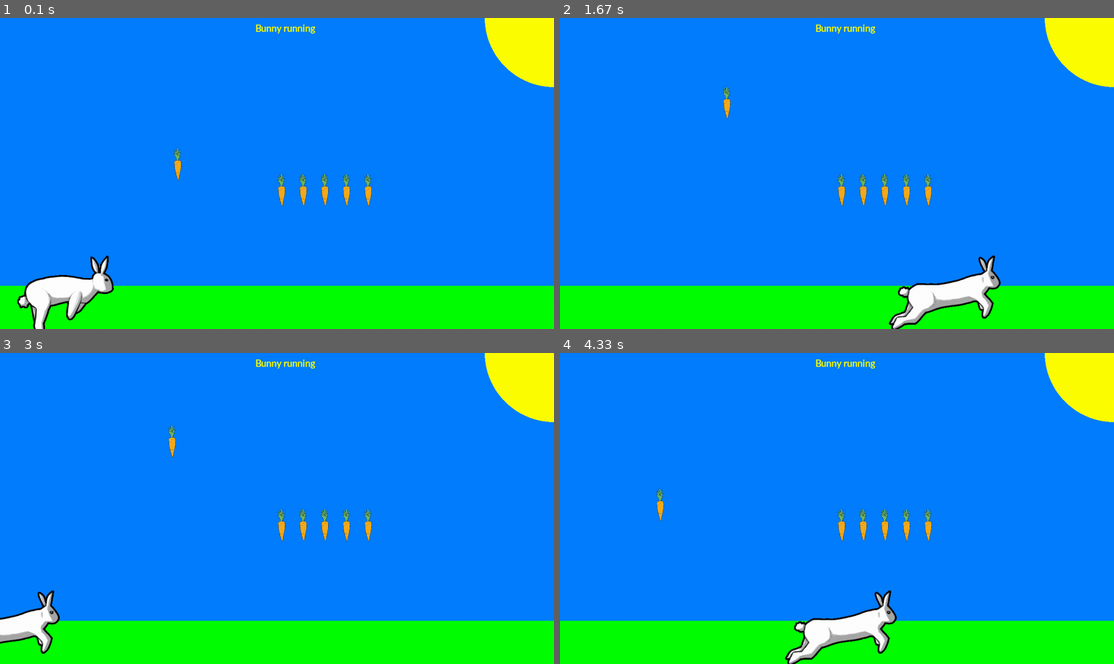
Above: before the commit, frames 1-4 (two rows, left to right).
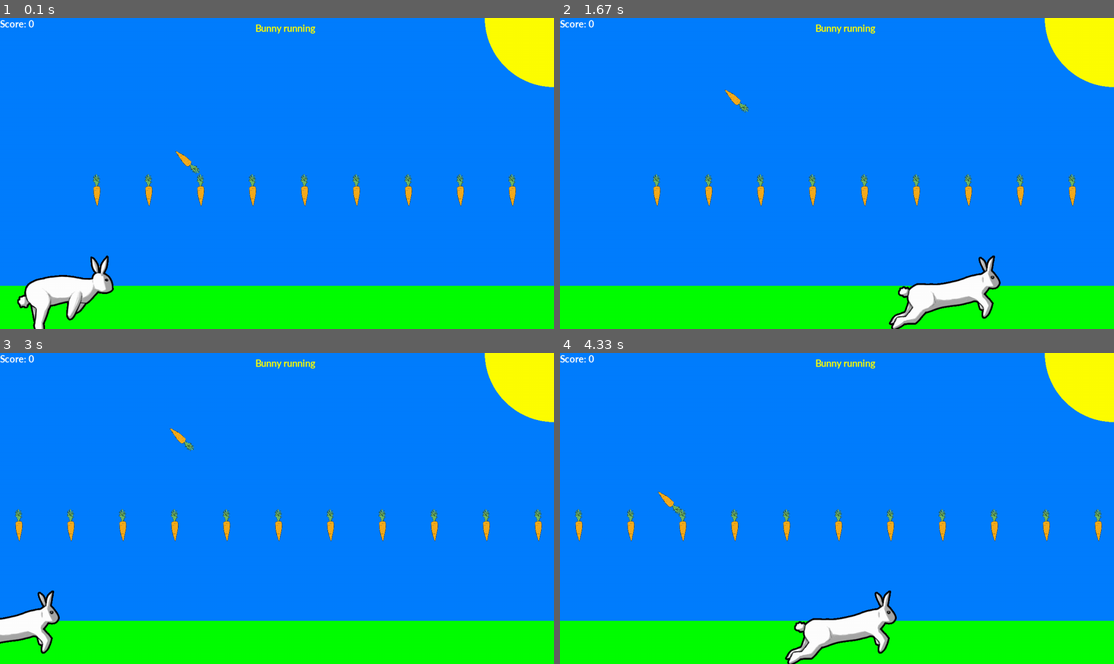
Above: after the commit, the same moments.

Repository: mlopatynska/Lv-280PythonCore
Game: pygame game, started from game/game_andriy_1.py
Same seed, same stepped clock (60 frames per second), same inputs: the game is played once before the commit and once after it. The source is Python 2; it was converted automatically to run under Python 3.
Inputs (mouse positions are in pixels of both pictures, inside the frame that each line leads up to):
- Up to frame 1 (0.1 s): no input
- Up to frame 2 (1.67 s): hold Space 0.33-0.8 s; move the mouse to (814, 185) at 0.37 s; press the mouse at (648, 98) at 0.87 s; move the mouse to (687, 80) at 0.97 s; release the mouse at (726, 61) at 1.1 s; press the mouse at (648, 98) at 1.2 s; move the mouse to (704, 105) at 1.3 s; release the mouse at (759, 108) at 1.43 s; press the mouse at (648, 98) at 1.53 s; move the mouse to (720, 86) at 1.63 s
- Up to frame 3 (3 s): release the mouse at (232, 405) at 1.77 s; press the mouse at (88, 433) at 1.87 s; move the mouse to (182, 530) at 1.97 s; release the mouse at (282, 623) at 2.1 s; press the mouse at (88, 433) at 2.2 s; move the mouse to (216, 424) at 2.3 s; release the mouse at (337, 415) at 2.43 s; press the mouse at (88, 433) at 2.53 s; move the mouse to (199, 511) at 2.63 s; release the mouse at (315, 586) at 2.77 s; press the mouse at (88, 433) at 2.87 s; move the mouse to (166, 424) at 2.97 s
- Up to frame 4 (4.33 s): release the mouse at (803, 415) at 3.1 s; press the mouse at (648, 433) at 3.2 s; move the mouse to (770, 446) at 3.3 s; release the mouse at (886, 455) at 3.43 s; press the mouse at (648, 433) at 3.53 s; move the mouse to (748, 524) at 3.63 s; release the mouse at (848, 614) at 3.77 s; press the mouse at (648, 433) at 3.87 s; move the mouse to (648, 524) at 3.97 s; release the mouse at (643, 611) at 4.1 s; press the mouse at (648, 433) at 4.2 s; move the mouse to (654, 486) at 4.3 s

The runs differ from the first frame. In frame 1, 1.5% of the frame differs, in the area x 0-94%, y 0-61%; in frame 2, 1.5%; in frame 3, 1.8%, in the area x 0-98%, y 0-61%; in frame 4, 1.8%.

Commit message:
game update

Diff:
--- a/Game/game.py
+++ b/game/game_andriy_1.py
@@ -6,8 +6,6 @@
 screen = pygame.display.set_mode((screen_x, screen_y))
 
 pygame.display.set_caption('Bunny running')
-
-done = False
 
 clock = pygame.time.Clock()
 
@@ -18,9 +16,6 @@
 BLUE = (0,0,255)
 SKY = (0, 126, 255)
 YELLOW = (255,255,0)
-circle_x = 30
-circle_y = 30
-radius = 30
 
 font = pygame.font.SysFont('Calibri', 25, True, False)
 
@@ -35,6 +30,22 @@
 image_bunny_6 = pygame.image.load("Bunny (6).png")
 image_bunny_7 = pygame.image.load("Bunny (7).png")
 image_bunny_8 = pygame.image.load("Bunny (8).png")
+
+image_bunny_1_rect = image_bunny_1.get_rect()
+image_bunny_2_rect = image_bunny_2.get_rect()
+image_bunny_3_rect = image_bunny_3.get_rect()
+image_bunny_4_rect = image_bunny_4.get_rect()
+image_bunny_5_rect = image_bunny_5.get_rect()
+image_bunny_6_rect = image_bunny_6.get_rect()
+image_bunny_7_rect = image_bunny_7.get_rect()
+image_bunny_8_rect = image_bunny_8.get_rect()
+
+image_bunny_all_rect = image_bunny_1_rect.unionall([image_bunny_2_rect, image_bunny_3_rect,
+                                            image_bunny_4_rect, image_bunny_5_rect, image_bunny_6_rect,
+                                            image_bunny_7_rect, image_bunny_8_rect])
+
+image_bunny_all_rect[1] = screen_y - 170
+
 gif_number = 0
 bunny_x = 0
 bunny_y = screen_y - 170
@@ -42,15 +53,25 @@
 jump_or_fall = "jump"
 
 image_carrot = pygame.image.load("cartoon-carrot.png")
-
+image_carrot_rect = image_carrot.get_rect()
+# carrot_positions = {}
+#
+# for carrot_pos in range(screen_x / 2, screen_x * 2 / 3, 50):
+#     carrot_positions[(carrot_pos, screen_y / 2)] = 1
+carrot_positions = []
+
+for carrot_pos in range(screen_x / 6, screen_x*20, 120):
+    carrot_positions.append([carrot_pos, screen_y / 2])
+
+score = 0
 click_sound = pygame.mixer.Sound("Ok.wav")
 
 # -------- Main Program Loop -----------
-while not done:
+while True:
     # --- Main event loop
     for event in pygame.event.get():
         if event.type == pygame.QUIT:
-            done = True
+            pygame.quit()
             print("User asked to quit.")
         elif event.type == pygame.KEYDOWN:
             print("User pressed a key.")
@@ -67,27 +88,28 @@
 
     screen.fill(SKY)
     pygame.draw.rect(screen, GREEN, [0, screen_y - 100, screen_x, 200])
-    pygame.draw.circle(screen, YELLOW, [screen_x, 0], screen_x/8)
-
-    # if event.type == pygame.KEYDOWN:
-    #     if event.key == pygame.K_LEFT:
-    #         circle_x -= 5
-    #     elif event.key == pygame.K_RIGHT:
-    #         circle_x += 5
-    # if event.type == pygame.KEYDOWN:
-    #     if event.key == pygame.K_DOWN:
-    #         circle_y += 5
-    #     if event.key == pygame.K_UP:
-    #         circle_y -= 5
-    # if event.type == pygame.KEYDOWN:
-    #     if event.key == pygame.K_1:
-    #         radius += 2
-    #         if radius >= 400:
-    #             radius = 400
-    #     if event.key == pygame.K_2:
-    #         radius -= 2
-    #         if radius <= 0:
-    #             radius = 2
+    pygame.draw.circle(screen, YELLOW, [screen_x, 0], screen_x / 8)
+
+    # for i in range(len(carrot_positions)):
+    #     image_carrot_rect[0], image_carrot_rect[1] = carrot_positions.keys()[i][0], carrot_positions.keys()[i][1]
+    #     screen.blit(image_carrot, carrot_positions.keys()[i])
+    #     if image_bunny_all_rect.colliderect(image_carrot_rect):
+    #         pass
+
+    for i in carrot_positions:
+        screen.blit(image_carrot, i)
+        if pygame.Rect(image_bunny_all_rect[0]+image_bunny_all_rect[2]*3/4, image_bunny_all_rect[1], image_bunny_all_rect[2]/8,
+            image_bunny_all_rect[3]).colliderect(i, [image_carrot_rect[2], image_carrot_rect[3]]):
+            carrot_positions.remove(i)
+            score += 1
+
+    screen.blit(pygame.transform.rotate(image_carrot, -135), [image_pos_x, image_pos_y])
+
+    text = font.render("Bunny running", True, YELLOW)
+    screen.blit(text, [screen_x/2-50, 10])
+
+    score_text = font.render("Score: {}".format(score), True, WHITE)
+    screen.blit(score_text, [0, 0])
 
     if event.type == pygame.MOUSEBUTTONDOWN:
         if event.button == 1:
@@ -123,69 +145,69 @@
     # else:
     #     i += 20
 
-        # Slower bunny for 60 fps
+    #     Slower bunny for 60 fps
     # To make bunny run slower
     slow_coef = 5
     if gif_number in range(0, slow_coef):
-        screen.blit(image_bunny_1, [bunny_x, bunny_y])
+        screen.blit(image_bunny_1, image_bunny_all_rect)
         gif_number += 1
     elif gif_number in range(slow_coef, slow_coef*2):
-        screen.blit(image_bunny_2, [bunny_x, bunny_y])
+        screen.blit(image_bunny_2, image_bunny_all_rect)
         gif_number += 1
     elif gif_number in range(slow_coef*2, slow_coef*3):
-        screen.blit(image_bunny_3, [bunny_x, bunny_y])
+        screen.blit(image_bunny_3, image_bunny_all_rect)
         gif_number += 1
     elif gif_number in range(slow_coef*3, slow_coef*4):
-        screen.blit(image_bunny_4, [bunny_x, bunny_y])
+        screen.blit(image_bunny_4, image_bunny_all_rect)
         gif_number += 1
     elif gif_number in range(slow_coef*4, slow_coef*5):
-        screen.blit(image_bunny_5, [bunny_x, bunny_y])
+        screen.blit(image_bunny_5, image_bunny_all_rect)
         gif_number += 1
     elif gif_number in range(slow_coef*5, slow_coef*6):
-        screen.blit(image_bunny_6, [bunny_x, bunny_y])
+        screen.blit(image_bunny_6, image_bunny_all_rect)
         gif_number += 1
     elif gif_number in range(slow_coef*6, slow_coef*7):
-        screen.blit(image_bunny_7, [bunny_x, bunny_y])
+        screen.blit(image_bunny_7, image_bunny_all_rect)
         gif_number += 1
     elif gif_number in range(slow_coef*7, slow_coef*8):
-        screen.blit(image_bunny_8, [bunny_x, bunny_y])
+        screen.blit(image_bunny_8, image_bunny_all_rect)
         gif_number += 1
         if gif_number >= slow_coef*8:
             gif_number = 0
 
-    # Bunny running
-    if bunny_x > screen_x:
-        bunny_x = -200
+
+    # Bunny constantly running
+    if image_bunny_all_rect[0] > screen_x:
+        image_bunny_all_rect[0] = -200
+        for carrot_pos in carrot_positions:
+            carrot_pos[0] -= screen_x +100
     elif gif_number in range(0, 999, slow_coef):
-        bunny_x += 40
+        image_bunny_all_rect[0] += 40
 
     # Bunny jumping
     if event.type == pygame.KEYDOWN:
         if event.key == pygame.K_SPACE and jump_or_fall == "jump":
-            bunny_y -= 10
-            if bunny_y <= screen_y/2-170:
-                bunny_y = screen_y/2-170
+            image_bunny_all_rect[1] -= 10
+            if image_bunny_all_rect[1] <= screen_y/2-170:
+                image_bunny_all_rect[1] = screen_y/2-170
                 jump_or_fall = "fall"
         elif jump_or_fall == "fall":
-            bunny_y += 10
-            if bunny_y >= screen_y - 170:
-                bunny_y = screen_y - 170
+            image_bunny_all_rect[1] += 10
+            if image_bunny_all_rect[1] >= screen_y - 170:
+                image_bunny_all_rect[1] = screen_y - 170
     if event.type == pygame.KEYUP:
         if event.key == pygame.K_SPACE:
-            bunny_y += 10
+            image_bunny_all_rect[1] += 10
             jump_or_fall = "fall"
-            if bunny_y >= screen_y - 170:
-                bunny_y = screen_y - 170
+            if image_bunny_all_rect[1] >= screen_y - 170:
+                image_bunny_all_rect[1] = screen_y - 170
                 jump_or_fall = "jump"
 
-
-    for carrot_pos in range(screen_x/2, screen_x*2/3, 50):
-        screen.blit(image_carrot, [carrot_pos, screen_y/2])
-
-    screen.blit(image_carrot, [image_pos_x, image_pos_y])
-
-    text = font.render("Bunny running", True, YELLOW)
-    screen.blit(text, [screen_x/2-50, 10])
+    if image_bunny_all_rect.colliderect(image_carrot_rect):
+        print "It works!"
+
+    # print image_carrot_rect
+
     # --- Go ahead and update the screen with what we've drawn.
     pygame.display.update()
     # --- Limit to 60 frames per second
--- /dev/null
+++ b/game/game_andriy_2.py
@@ -0,0 +1,237 @@
+import pygame
+pygame.init()
+
+screen_x = 1280
+screen_y = 720
+screen = pygame.display.set_mode((screen_x, screen_y))
+
+pygame.display.set_caption('Bunny running')
+
+clock = pygame.time.Clock()
+
+WHITE = (255,255,255)
+BLACK = (0,0,0)
+RED = (255,0,0)
+GREEN = (0,255,0)
+BLUE = (0,0,255)
+SKY = (0, 126, 255)
+YELLOW = (255,255,0)
+circle_x = 30
+circle_y = 30
+radius = 30
+
+font = pygame.font.SysFont('Calibri', 25, True, False)
+
+image_pos_x = 400
+image_pos_y = 300
+
+image_bunny_1 = pygame.image.load("Bunny (1).png")
+image_bunny_2 = pygame.image.load("Bunny (2).png")
+image_bunny_3 = pygame.image.load("Bunny (3).png")
+image_bunny_4 = pygame.image.load("Bunny (4).png")
+image_bunny_5 = pygame.image.load("Bunny (5).png")
+image_bunny_6 = pygame.image.load("Bunny (6).png")
+image_bunny_7 = pygame.image.load("Bunny (7).png")
+image_bunny_8 = pygame.image.load("Bunny (8).png")
+
+image_bunny_1_rect = image_bunny_1.get_rect()
+image_bunny_2_rect = image_bunny_2.get_rect()
+image_bunny_3_rect = image_bunny_3.get_rect()
+image_bunny_4_rect = image_bunny_4.get_rect()
+image_bunny_5_rect = image_bunny_5.get_rect()
+image_bunny_6_rect = image_bunny_6.get_rect()
+image_bunny_7_rect = image_bunny_7.get_rect()
+image_bunny_8_rect = image_bunny_8.get_rect()
+
+gif_number = 0
+bunny_x = 0
+bunny_y = screen_y - 170
+
+bunny_running_images = [image_bunny_1, image_bunny_2, image_bunny_3, image_bunny_4, image_bunny_5, image_bunny_6,
+                        image_bunny_7, image_bunny_8]
+bunny_running_back_images = [pygame.transform.flip(i, True, False) for i in bunny_running_images]
+bunny_standing_images = [image_bunny_5]
+
+jump_or_fall = "jump"
+show_standing_bunny = True
+speed = 40
+run = "stand"
+
+image_carrot = pygame.image.load("cartoon-carrot.png")
+
+click_sound = pygame.mixer.Sound("Ok.wav")
+
+# -------- Main Program Loop -----------
+while True:
+    # --- Main event loop
+    for event in pygame.event.get():
+        if event.type == pygame.QUIT:
+            pygame.quit()
+            print("User asked to quit.")
+        elif event.type == pygame.KEYDOWN:
+            print("User pressed a key.")
+        elif event.type == pygame.KEYUP:
+            print("User let go of a key.")
+        elif event.type == pygame.MOUSEBUTTONDOWN:
+            print("User pressed a mouse button")
+        elif event.type == pygame.MOUSEMOTION:
+            player_position = pygame.mouse.get_pos()
+            image_pos_x = player_position[0]
+            image_pos_y = player_position[1]
+    # --- Game logic should go here
+    # --- Drawing code should go here
+
+    background = pygame.Surface((screen_x, screen_y))
+    background.fill(SKY)
+    pygame.draw.rect(background, GREEN, [0, screen_y - 100, screen_x, 200])
+    pygame.draw.circle(background, YELLOW, [screen_x, 0], screen_x/8)
+    for carrot_pos in range(screen_x/2, screen_x*2/3, 50):
+        background.blit(image_carrot, [carrot_pos, screen_y/2])
+
+    background.blit(image_carrot, [image_pos_x, image_pos_y])
+
+    text = font.render("Bunny running", True, YELLOW)
+    background.blit(text, [screen_x/2-50, 10])
+    screen.blit(background, [0,0])
+
+    if event.type == pygame.MOUSEBUTTONDOWN:
+        if event.button == 1:
+            click_sound.play()
+
+        # Regular bunny
+    # if gif_number == 1:
+    #     screen.blit(image_bunny_1, [i, 430])
+    #     gif_number = 2
+    # elif gif_number == 2:
+    #     screen.blit(image_bunny_2, [i, 430])
+    #     gif_number = 3
+    # elif gif_number == 3:
+    #     screen.blit(image_bunny_3, [i, 430])
+    #     gif_number = 4
+    # elif gif_number == 4:
+    #     screen.blit(image_bunny_4, [i, 430])
+    #     gif_number = 5
+    # elif gif_number == 5:
+    #     screen.blit(image_bunny_5, [i, 430])
+    #     gif_number = 6
+    # elif gif_number == 6:
+    #     screen.blit(image_bunny_6, [i, 430])
+    #     gif_number = 7
+    # elif gif_number == 7:
+    #     screen.blit(image_bunny_7, [i, 430])
+    #     gif_number = 8
+    # elif gif_number == 8:
+    #     screen.blit(image_bunny_8, [i, 430])
+    #     gif_number = 1
+    # if i > 800:
+    #     i = -200
+    # else:
+    #     i += 20
+
+        # Slower bunny for 60 fps
+    # To make bunny run slower
+    #slow_coef = 5
+    # if gif_number in range(0, slow_coef):
+    #     screen.blit(image_bunny_1, [bunny_x, bunny_y])
+    #     gif_number += 1
+    # elif gif_number in range(slow_coef, slow_coef*2):
+    #     screen.blit(image_bunny_2, [bunny_x, bunny_y])
+    #     gif_number += 1
+    # elif gif_number in range(slow_coef*2, slow_coef*3):
+    #     screen.blit(image_bunny_3, [bunny_x, bunny_y])
+    #     gif_number += 1
+    # elif gif_number in range(slow_coef*3, slow_coef*4):
+    #     screen.blit(image_bunny_4, [bunny_x, bunny_y])
+    #     gif_number += 1
+    # elif gif_number in range(slow_coef*4, slow_coef*5):
+    #     screen.blit(image_bunny_5, [bunny_x, bunny_y])
+    #     gif_number += 1
+    # elif gif_number in range(slow_coef*5, slow_coef*6):
+    #     screen.blit(image_bunny_6, [bunny_x, bunny_y])
+    #     gif_number += 1
+    # elif gif_number in range(slow_coef*6, slow_coef*7):
+    #     screen.blit(image_bunny_7, [bunny_x, bunny_y])
+    #     gif_number += 1
+    # elif gif_number in range(slow_coef*7, slow_coef*8):
+    #     screen.blit(image_bunny_8, [bunny_x, bunny_y])
+    #     gif_number += 1
+    #     if gif_number >= slow_coef*8:
+    #         gif_number = 0
+
+    def bunny_running(images, image_coord, speed, *surfaces_and_coord):
+        for i in range(len(images)):
+            for arg in range(0, len(surfaces_and_coord), 3):
+                screen.blit(surfaces_and_coord[arg], [surfaces_and_coord[arg+1], surfaces_and_coord[arg+2]])
+            screen.blit(images[i], image_coord)
+            global bunny_x
+            bunny_x += speed
+            image_coord[0] += speed
+            pygame.display.update()
+            pygame.time.delay(100)
+
+    # Bunny constantly running
+    if bunny_x > screen_x:
+        bunny_x = -150
+    elif bunny_x < -100:
+        bunny_x = screen_x + 150
+    # elif gif_number in range(0, 999, slow_coef):
+    #     bunny_x += 40
+
+    # Bunny running with buttons
+    if show_standing_bunny == True:
+        screen.blit(bunny_standing_images[0], [bunny_x, bunny_y])
+
+    if event.type == pygame.KEYDOWN:
+        show_standing_bunny == False
+        if event.key == pygame.K_LEFT:
+            bunny_running(bunny_running_back_images, [bunny_x, bunny_y], -speed, background, 0, 0)
+            #bunny_x -= speed*len(bunny_running_back_images)
+        elif event.key == pygame.K_RIGHT:
+            bunny_running(bunny_running_images, [bunny_x, bunny_y], speed, background, 0, 0)
+            #bunny_x += speed*len(bunny_running_images)
+        elif event.key == pygame.K_SPACE and jump_or_fall == "jump":
+            bunny_y -= 10
+            if bunny_y <= screen_y/2-170:
+                bunny_y = screen_y/2-170
+                jump_or_fall = "fall"
+        elif jump_or_fall == "fall":
+            bunny_y += 10
+            if bunny_y >= screen_y - 170:
+                bunny_y = screen_y - 170
+    if event.type == pygame.KEYUP:
+        if event.key == pygame.K_LEFT or event.key == pygame.K_RIGHT:
+            show_standing_bunny = True
+        if event.key == pygame.K_SPACE:
+            bunny_y += 10
+            jump_or_fall = "fall"
+            if bunny_y >= screen_y - 170:
+                bunny_y = screen_y - 170
+                jump_or_fall = "jump"
+
+        # Bunny jumping
+    # if event.type == pygame.KEYDOWN:
+    #     if event.key == pygame.K_SPACE and jump_or_fall == "jump":
+    #         bunny_y -= 10
+    #         if bunny_y <= screen_y/2-170:
+    #             bunny_y = screen_y/2-170
+    #             jump_or_fall = "fall"
+    #     elif jump_or_fall == "fall":
+    #         bunny_y += 10
+    #         if bunny_y >= screen_y - 170:
+    #             bunny_y = screen_y - 170
+    # if event.type == pygame.KEYUP:
+    #     if event.key == pygame.K_SPACE:
+    #         bunny_y += 10
+    #         jump_or_fall = "fall"
+    #         if bunny_y >= screen_y - 170:
+    #             bunny_y = screen_y - 170
+    #             jump_or_fall = "jump"
+
+    # print image_bunny_1_rect
+    # --- Go ahead and update the screen with what we've drawn.
+    pygame.display.update()
+    # --- Limit to 60 frames per second
+    clock.tick(60)
+
+pygame.quit()
+quit()
